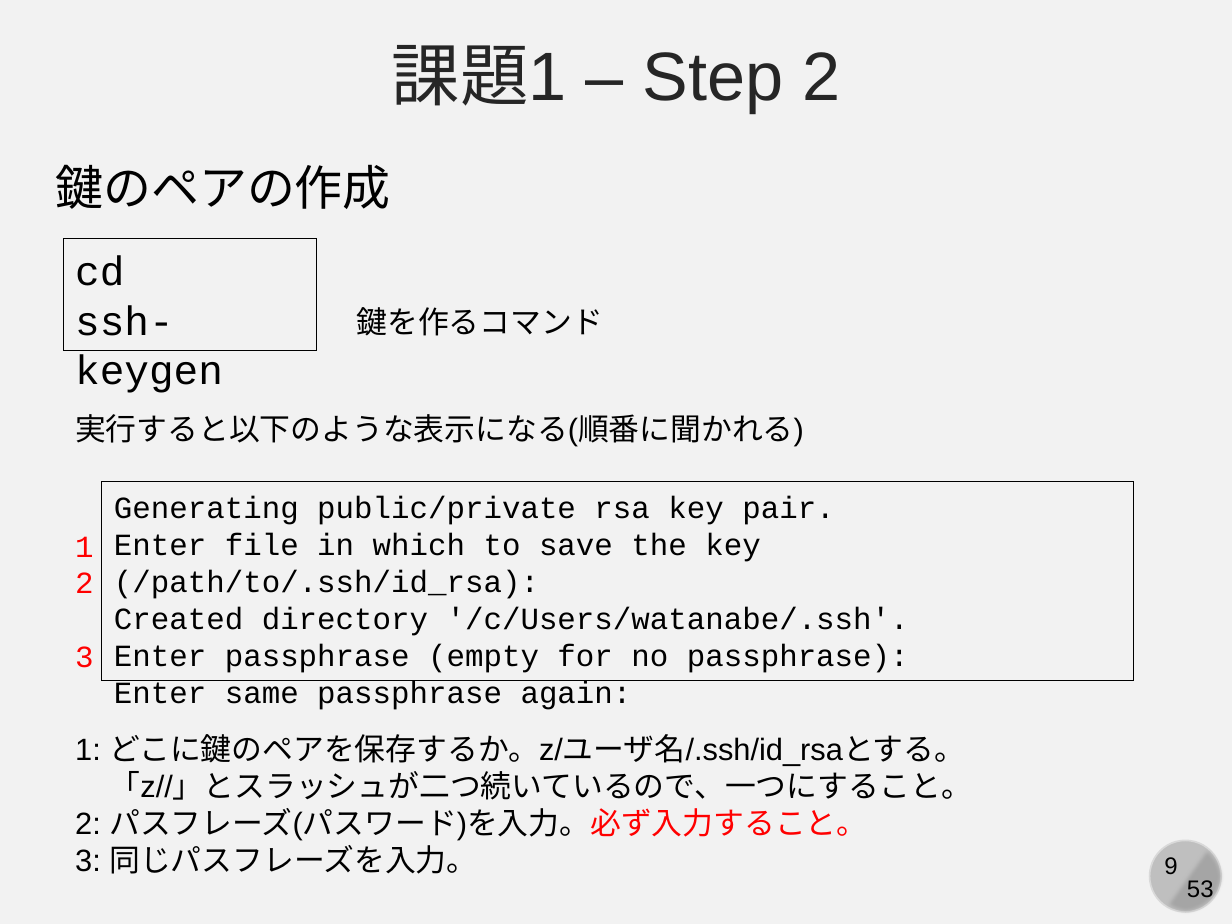
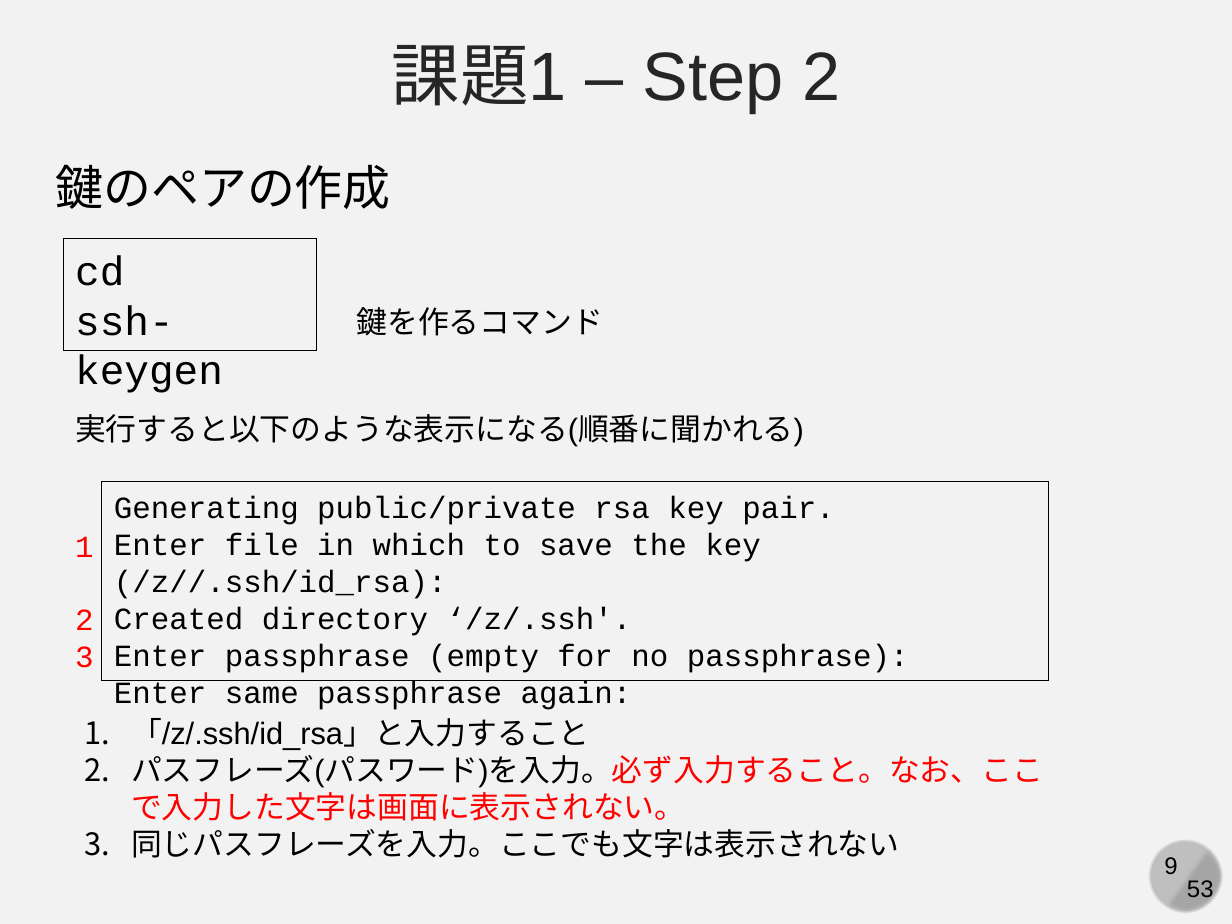
Before and after one commit to kaityo256/github, a slide deck: slide 9 of practice_github_basic/fig/slide.pptx. Drawn at 1232x924 pixels with LibreOffice and Linux fonts; fonts in the diff are those of the drawing. Boxes give left, top, right and bottom in pixels: in the first picture for what was removed or moved away, otherwise in the second. Text is boxed around its words. In the diff, an @@ line names an element or a change of style, - is before the commit and + after.

```diff
--- a/practice_github_basic/fig/slide.pptx
+++ b/practice_github_basic/fig/slide.pptx
@@ rectangle "Generating public/private rsa key pair.": place and size @@
-rectangle "Generating public/private rsa key pair." at bbox=[102, 482, 1133, 681]
+rectangle "Generating public/private rsa key pair." at bbox=[102, 482, 1048, 681]
@@ text in rectangle at bbox=[114, 533, 760, 636]: text changed @@
-Enter file in which to save the key (/path/to/.ssh/id_rsa):
-Created directory '/c/Users/watanabe/.ssh'.
+Enter file in which to save the key (/z//.ssh/id_rsa):
+Created directory ‘/z/.ssh'.
@@ text at bbox=[131, 718, 1043, 858]: text changed @@
-1: どこに鍵のペアを保存するか。z/ユーザ名/.ssh/id_rsaとする。
-「z//」とスラッシュが二つ続いているので、一つにすること。
-2: パスフレーズ(パスワード)を入力。必ず入力すること。
-3: 同じパスフレーズを入力。
+1. 「/z/.ssh/id_rsa」と入力すること
+2. パスフレーズ(パスワード)を入力。必ず入力すること。なお、ここで入力した文字は画面に表示されない。
+3. 同じパスフレーズを入力。ここでも文字は表示されない
```
Also in this commit, not shown: 5 other slides changed, 1 other file.
